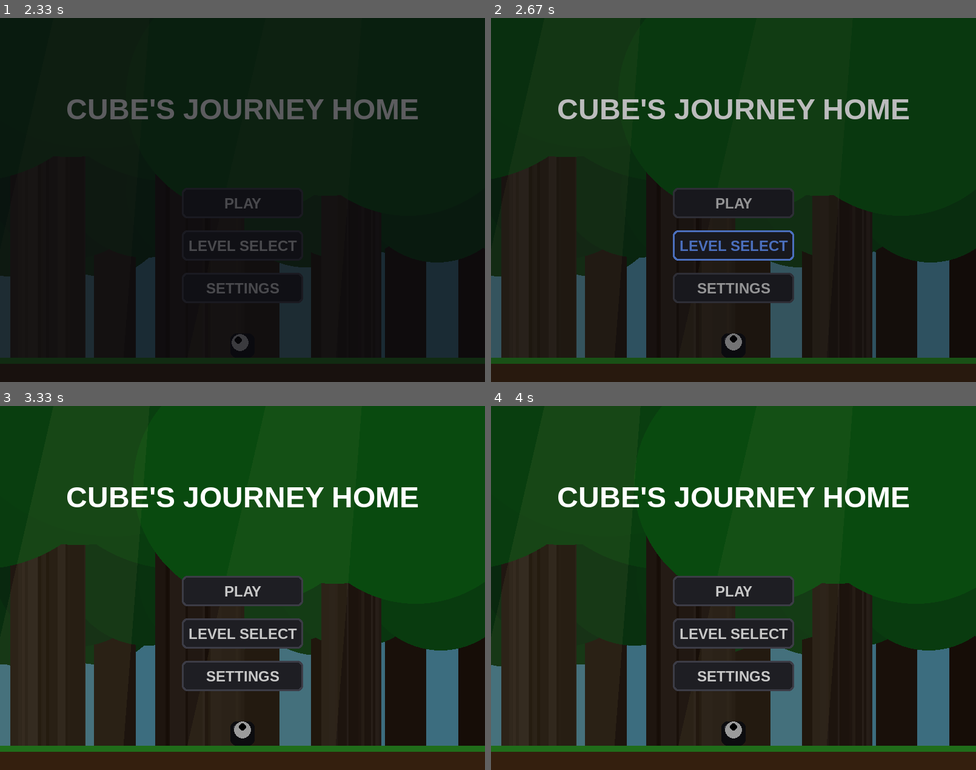
Above: before the commit, frames 1-4 (two rows, left to right).
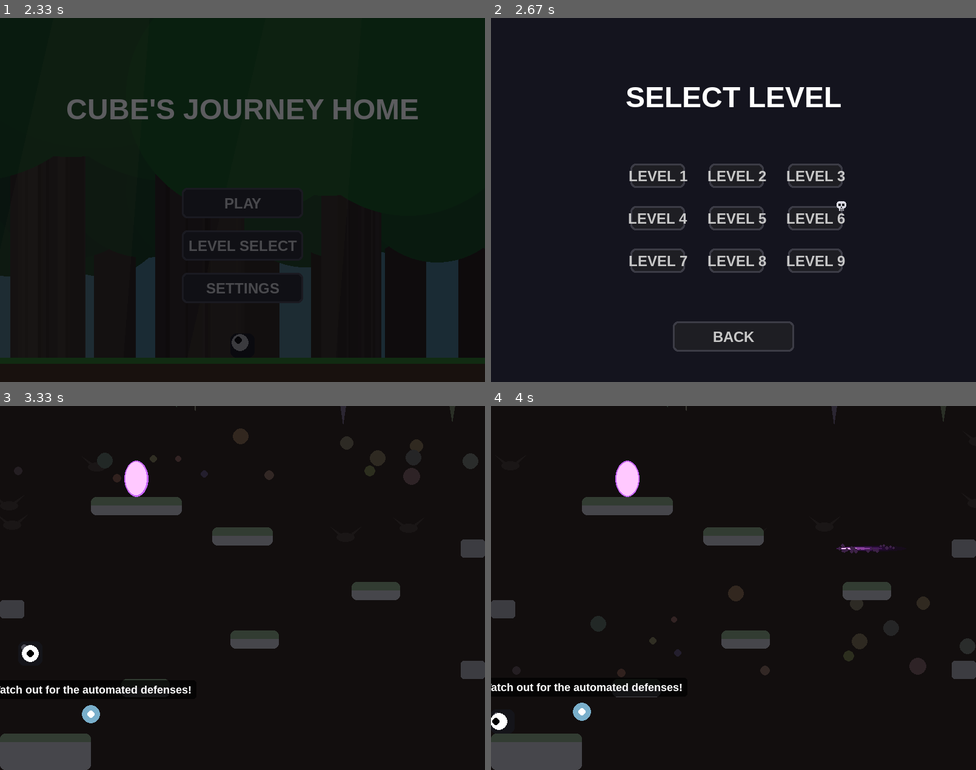
Above: after the commit, the same moments.

Repository: ClassicIdiot12/PYGAME-Vibe-Code
Game: pygame game, started from VIBE Coding.py
Two runs of this game, one before a commit and one after it. Both use one fixed random seed, a clock stepped at 60 frames per second and the inputs below.
Inputs (mouse positions are in pixels of both pictures, inside the frame that each line leads up to):
- Up to frame 1 (2.33 s): hold Left from 1.83 s (still down)
- Up to frame 2 (2.67 s): release Left at 2.37 s; click "LEVEL SELECT" at 2.45 s
- Up to frame 3 (3.33 s): click (247, 606) at 2.78 s, where only the run after the commit has a clickable "LEVEL 5"; tap Space at 3.07 s
- Up to frame 4 (4 s): hold Left from 3.73 s (still down)

Frame 1 is identical in both runs. In frame 2, 60% of the frame differs, in the area x 0-100%, y 0-95%; in frame 3, 77%, in the area x 0-100%, y 0-100%; in frame 4, 77%.

Commit message:
Enhance projectile visuals and update UI setup
Updated the Projectile class to enhance the visual representation of the projectile with a glowing effect and increased speed. Modified the Cannon class and UI setup for level selection and settings.

Diff:
--- a/VIBE Coding.py
+++ b/VIBE Coding.py
@@ -290,12 +290,30 @@
 class Projectile(pygame.sprite.Sprite):
     def __init__(self, x, y, dir_x):
         super().__init__()
-        self.image = pygame.Surface((40, 20), pygame.SRCALPHA)
-        pygame.draw.ellipse(self.image, (255, 100, 0, 100), (0, 0, 40, 20))
-        pygame.draw.ellipse(self.image, (255, 150, 0), (5, 5, 30, 10))
-        pygame.draw.ellipse(self.image, (255, 255, 255), (10, 7, 20, 6))
+
+        w, h = 120, 20
+        base = pygame.Surface((w, h), pygame.SRCALPHA)
+
+        # Tail fading out to the left, glowing head on the right
+        pygame.draw.ellipse(base, (80, 0, 180, 20), (0, 5, 100, 10))
+        pygame.draw.ellipse(base, (120, 0, 220, 40), (20, 6, 90, 8))
+        pygame.draw.ellipse(base, (180, 50, 255, 80), (40, 7, 75, 6))
+        pygame.draw.ellipse(base, (220, 100, 255, 150), (60, 8, 50, 4))
+        pygame.draw.ellipse(base, (255, 200, 255, 255), (80, 9, 30, 2))
+
+        # Plasma fuzz along the beam
+        for _ in range(25):
+            px = random.randint(20, 110)
+            py = random.randint(5, 15)
+            pygame.draw.circle(base, (200, 100, 255, 60), (px, py), random.randint(1, 3))
+
+        if dir_x == -1:
+            self.image = pygame.transform.flip(base, True, False)
+        else:
+            self.image = base
+
         self.rect = self.image.get_rect(center=(x, y))
-        self.vx = 7 * dir_x
+        self.vx = 10 * dir_x # Slight speed boost for the laser
     def update(self):
         self.rect.x += self.vx
         if self.rect.right < -100 or self.rect.left > WIDTH + 100: self.kill()
@@ -304,7 +322,9 @@
     def __init__(self, x, y, dir_x, offset=0):
         super().__init__()
         self.image = pygame.Surface((40, 30), pygame.SRCALPHA)
+        # Simple Gray Cannon
         pygame.draw.rect(self.image, (60, 60, 65), (0, 0, 40, 30), border_radius=5)
+
         self.rect = self.image.get_rect(topleft=(x, y))
         self.dir_x, self.spawn_offset = dir_x, 45 if dir_x == 1 else -15
         self.last_shot = pygame.time.get_ticks() - offset
@@ -603,6 +623,30 @@
 btn_play = Button(WIDTH//2 - 100, HEIGHT//2 - 20, 200, 50, "PLAY")
 btn_levels = Button(WIDTH//2 - 100, HEIGHT//2 + 50, 200, 50, "LEVEL SELECT")
 btn_settings = Button(WIDTH//2 - 100, HEIGHT//2 + 120, 200, 50, "SETTINGS")
+
+# Level Select UI Setup
+level_btns = []
+for i in range(9):
+    level_btns.append(Button(WIDTH//2 - 170 + (i%3)*130, HEIGHT//2 - 60 + (i//3)*70, 90, 40, f"LEVEL {i+1}"))
+btn_back_ls = Button(WIDTH//2 - 100, HEIGHT - 100, 200, 50, "BACK")
+
+boss_levels = [6]
+skull_img = pygame.Surface((16, 16), pygame.SRCALPHA)
+pygame.draw.rect(skull_img, (220, 220, 230), (0, 0, 16, 12), border_radius=4)
+pygame.draw.rect(skull_img, (220, 220, 230), (4, 12, 8, 4))
+pygame.draw.rect(skull_img, (30, 30, 35), (3, 4, 4, 4))
+pygame.draw.rect(skull_img, (30, 30, 35), (9, 4, 4, 4))
+pygame.draw.rect(skull_img, (30, 30, 35), (7, 9, 2, 2))
+pygame.draw.line(skull_img, (30, 30, 35), (6, 12), (6, 15))
+pygame.draw.line(skull_img, (30, 30, 35), (8, 12), (8, 15))
+pygame.draw.line(skull_img, (30, 30, 35), (10, 12), (10, 15))
+
+# Settings UI Setup
+is_music_on = True
+is_sound_on = True
+btn_music = Button(WIDTH//2 - 100, HEIGHT//2 - 50, 200, 50, "MUSIC: ON")
+btn_sound = Button(WIDTH//2 - 100, HEIGHT//2 + 20, 200, 50, "SOUND: ON")
+btn_back_st = Button(WIDTH//2 - 100, HEIGHT - 100, 200, 50, "BACK")
 menu_fade_alpha = 255
 menu_bg_timer = 0
 menu_scene_index = 0
@@ -632,6 +676,30 @@
                 GAME_STATE = "PLAYING"
                 current_level = 1
                 load_level(current_level)
+            elif btn_levels.is_clicked(event):
+                GAME_STATE = "LEVEL_SELECT"
+            elif btn_settings.is_clicked(event):
+                GAME_STATE = "SETTINGS"
+
+        elif GAME_STATE == "LEVEL_SELECT":
+            if btn_back_ls.is_clicked(event):
+                GAME_STATE = "MENU"
+            else:
+                for i, btn in enumerate(level_btns):
+                    if btn.is_clicked(event):
+                        GAME_STATE = "PLAYING"
+                        current_level = i + 1
+                        load_level(current_level)
+
+        elif GAME_STATE == "SETTINGS":
+            if btn_back_st.is_clicked(event):
+                GAME_STATE = "MENU"
+            elif btn_music.is_clicked(event):
+                is_music_on = not is_music_on
+                btn_music.text = "MUSIC: ON" if is_music_on else "MUSIC: OFF"
+            elif btn_sound.is_clicked(event):
+                is_sound_on = not is_sound_on
+                btn_sound.text = "SOUND: ON" if is_sound_on else "SOUND: OFF"
 
         elif GAME_STATE == "VICTORY":
             if event.type == pygame.KEYDOWN:
@@ -703,6 +771,30 @@
             screen.blit(fade_surf, (0, 0))
             menu_fade_alpha = max(0, menu_fade_alpha - 5)
 
+    elif GAME_STATE == "LEVEL_SELECT":
+        screen.fill((20, 20, 30))
+        title_surf = title_font.render("SELECT LEVEL", True, (255, 255, 255))
+        title_rect = title_surf.get_rect(center=(WIDTH//2, HEIGHT//4 - 20))
+        screen.blit(title_surf, title_rect)
+
+        for i, btn in enumerate(level_btns):
+            btn.draw(screen)
+            if i + 1 in boss_levels:
+                # Draw skull badge slightly overlapping the top-right corner
+                screen.blit(skull_img, (btn.rect.right - 10, btn.rect.top - 8))
+
+        btn_back_ls.draw(screen)
+
+    elif GAME_STATE == "SETTINGS":
+        screen.fill((20, 20, 30))
+        title_surf = title_font.render("SETTINGS", True, (255, 255, 255))
+        title_rect = title_surf.get_rect(center=(WIDTH//2, HEIGHT//4 - 20))
+        screen.blit(title_surf, title_rect)
+
+        btn_music.draw(screen)
+        btn_sound.draw(screen)
+        btn_back_st.draw(screen)
+
     elif GAME_STATE == "PLAYING":
         if pygame.sprite.spritecollide(player, portals, False) and player.state == 'alive':
             current_level += 1
